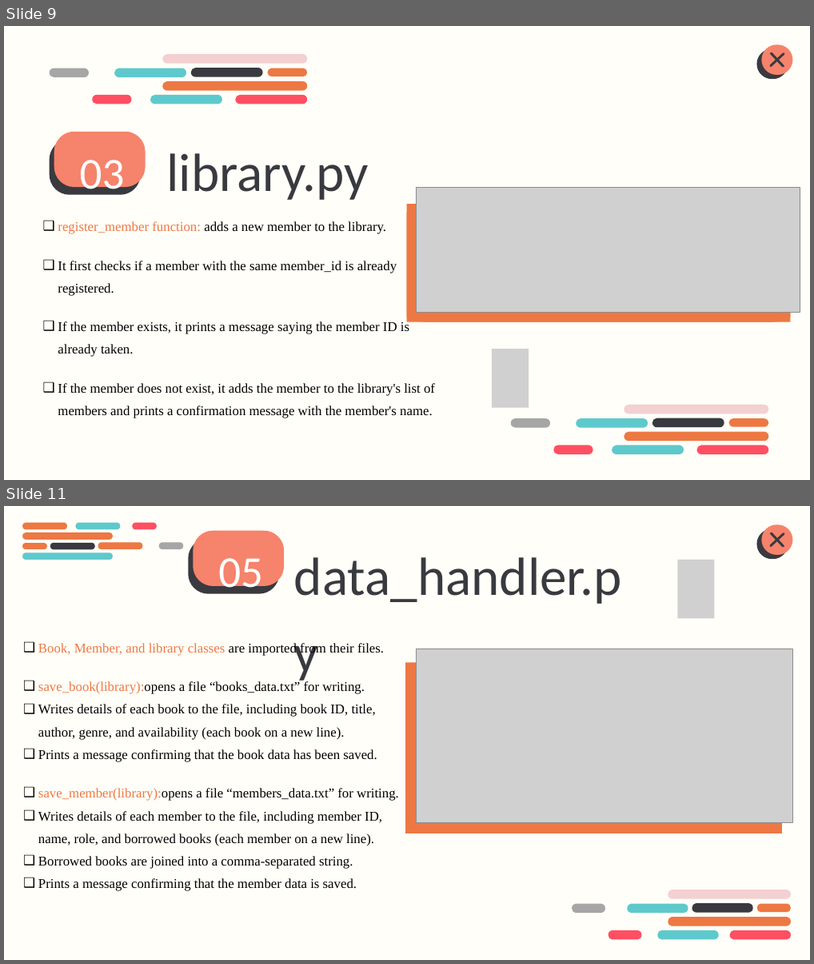
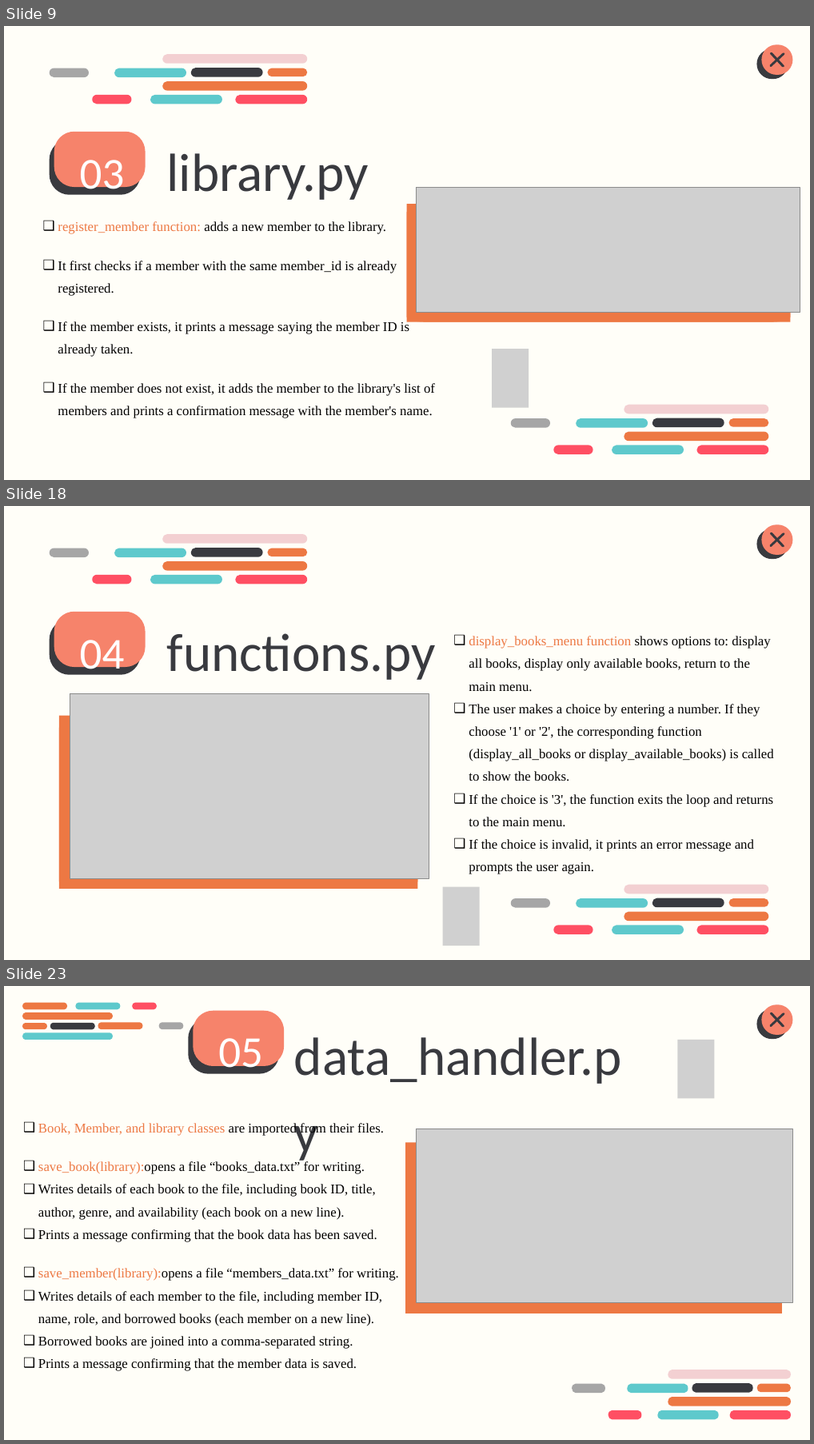
Before and after one commit to Mohamed-Salem-Ali/Library-Management-System, a slide deck: Library Console Management System.pptx. Shown one above the other, each under a label of ours: slides 9 and 11 before the commit, slides 9, 18 and 23 after it; the slides between them are not shown. The pictures are 814x964 and 814x1444 pixels, drawn with LibreOffice and Linux fonts; fonts in the diff are those of the drawing; grey boxes stand for pictures. Boxes give left, top, right and bottom in pixels: in the first picture for what was removed or moved away, otherwise in the second. Text is boxed around its words. In the diff, an @@ line names an element or a change of style, - is before the commit and + after.

```diff
--- a/Library Console Management System.pptx
+++ b/Library Console Management System.pptx
@@ slide 18 added at box(4, 506, 810, 960), background #FFFEF8 @@
@@ group added at box(49, 534, 308, 584): 9 freeform shapes @@
@@ group added at box(757, 524, 793, 560): 4 freeform shapes @@
@@ freeform shape added at box(49, 620, 140, 675), fill #393A3F @@
@@ freeform shape added at box(54, 612, 145, 667), fill #F6836B @@
@@ text added at box(80, 640, 125, 679), 78.7 pt, text #FFFFFF @@
+04
@@ text added at box(167, 633, 436, 680), 96 pt, text #393A3F @@
+functions.py
@@ text added at box(469, 636, 774, 874), 24 pt, text #000000 @@
+❑ display_books_menu function shows options to: display all books, display only available books, return to the main menu.
+❑ The user makes a choice by entering a number. If they choose '1' or '2', the corresponding function (display_all_books or display_available_books) is called to show the books.
+❑ If the choice is '3', the function exits the loop and returns to the main menu.
+❑ If the choice is invalid, it prints an error message and prompts the user again.
@@ picture added at box(70, 693, 429, 878) @@
@@ freeform shape added at box(59, 720, 418, 888), fill #ED7843 @@
@@ rectangle added at box(59, 716, 418, 888), fill #ED7843 @@
@@ picture added at box(442, 887, 479, 945) @@
@@ group added at box(511, 884, 770, 934): 9 freeform shapes @@
@@ what was slide 11 is now slide 23 @@
```
Also in this commit, not shown: 3 slides changed, 11 other slides added, 6 other files.
